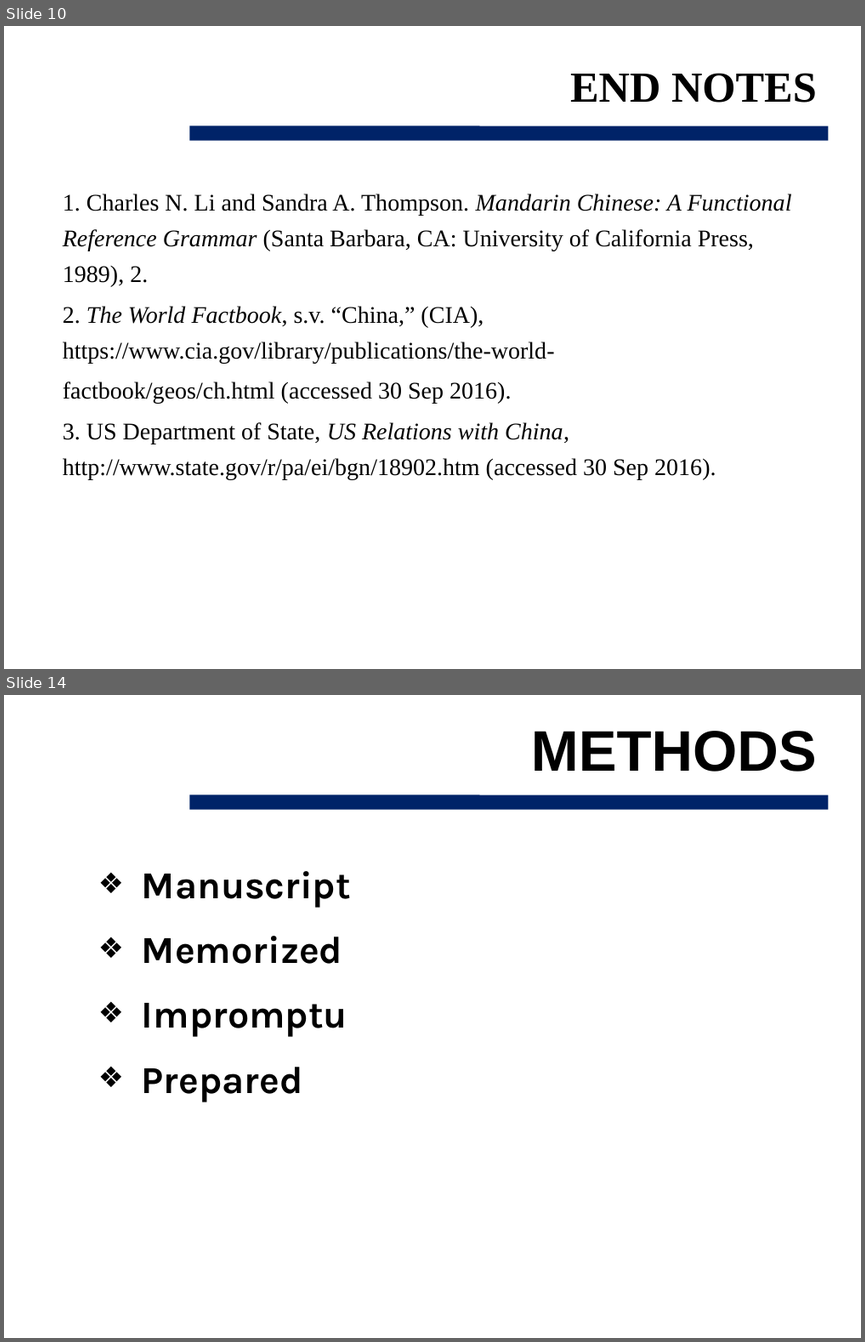
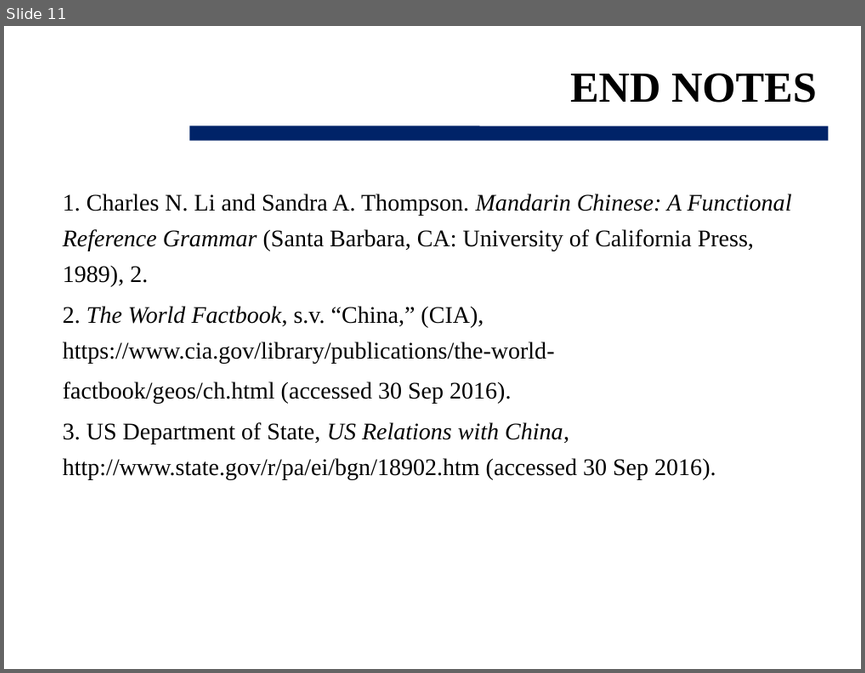
Before and after one commit to 360bobcui/OTSbackgroundpaper, a slide deck: Cui_Brief.pptx. Shown one above the other, each under a label of ours: slides 10 and 14 before the commit, slide 11 after it; the slides between them are not shown. The pictures are 865x1342 and 865x673 pixels, drawn with LibreOffice and Linux fonts; fonts in the diff are those of the drawing; background and template pictures are left out. Boxes give left, top, right and bottom in pixels: in the first picture for what was removed or moved away, otherwise in the second. Text is boxed around its words. In the diff, an @@ line names an element or a change of style, - is before the commit and + after.

```diff
--- a/Cui_Brief.pptx
+++ b/Cui_Brief.pptx
@@ slide 14 removed at [4,695,861,1338], background picture (left out); not listed: 1 template element that a slide beside it also shows @@
@@ title removed at [531,731,817,771] @@
-METHODS
@@ text removed at [142,871,351,1102] @@
-❖ Manuscript
-❖ Memorized
-❖ Impromptu
-❖ Prepared
@@ what was slide 10 is now slide 11 @@
```
Also in this commit, not shown: 3 slides changed, 1 slide added, 27 other slides removed, 4 other files.
